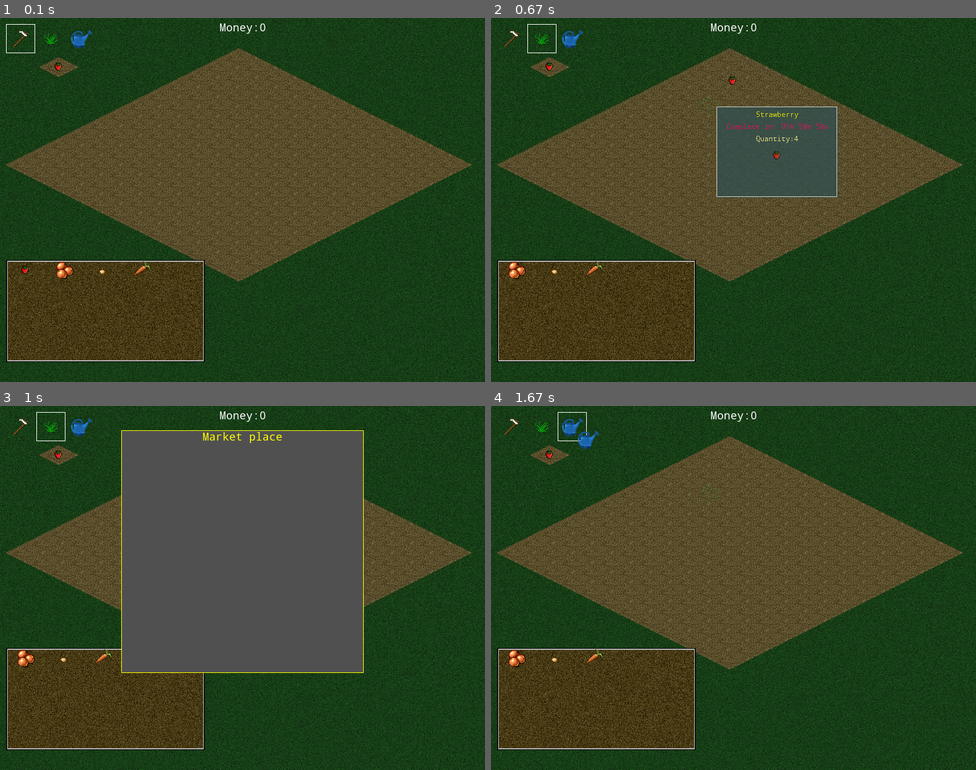
Above: before the commit, frames 1-4 (two rows, left to right).
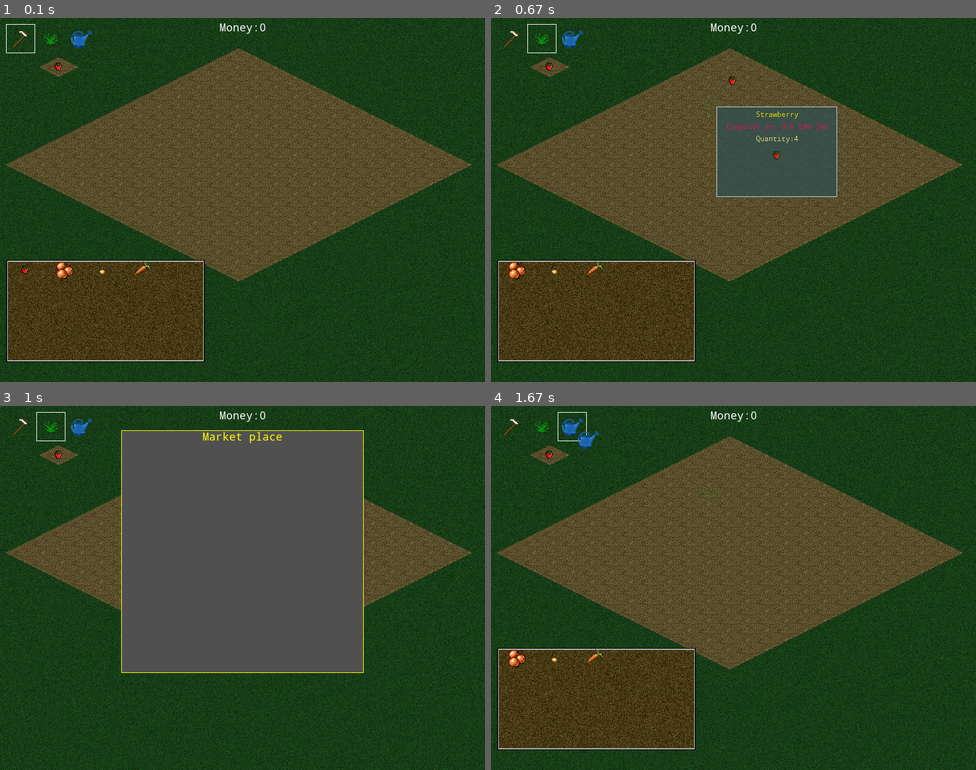
Above: after the commit, the same moments.

Repository: orneo1212/PythonFarmGame
Game: pygame game, started from pyFarmGame.py
Two runs of this game, one before a commit and one after it. Both use one fixed random seed, a clock stepped at 60 frames per second and the inputs below. The source is Python 2; it was converted automatically to run under Python 3.
Inputs (mouse positions are in pixels of both pictures, inside the frame that each line leads up to):
- Up to frame 1 (0.1 s): no input
- Up to frame 2 (0.67 s): press the mouse at (539, 39) at 0.37 s; move the mouse to (626, 68) at 0.47 s; release the mouse at (714, 101) at 0.6 s
- Up to frame 3 (1 s): tap S at 0.67 s
- Up to frame 4 (1.67 s): tap S at 1 s; press the mouse at (573, 427) at 1.37 s; move the mouse to (573, 438) at 1.47 s; release the mouse at (573, 453) at 1.6 s

Frames 1-2 are identical in both runs. In frame 3, 10% of the frame differs, in the area x 1-43%, y 66-95%; in frame 4, nothing differs.

Commit message:
send events to sellwindow when is opened and hide inventory

Diff:
--- a/farmlib/widget.py
+++ b/farmlib/widget.py
@@ -22,7 +22,7 @@
     def update(self):
         pass
 
-    def events(self):
+    def poll_event(self, event):
         pass
 
     def hide(self):
--- a/pyFarmGame.py
+++ b/pyFarmGame.py
@@ -66,27 +66,7 @@
         modified = self.farm.update()
         if modified:self.generate_field_sprites()
 
-    def events(self):
-        """Events handler"""
-
-        for event in pygame.event.get():
-            if event.type == pygame.QUIT:
-                self.running = False
-            if event.type == pygame.KEYDOWN:
-                if event.key == pygame.K_ESCAPE:
-                    self.running = False
-                if event.key == pygame.K_1:
-                    self.currenttool = "harvest"
-                if event.key == pygame.K_2:
-                    self.currenttool = "plant"
-                if event.key == pygame.K_3:
-                    self.currenttool = "watering"
-                if event.key == pygame.K_s:
-                    if self.sellwindow.visible:
-                        self.sellwindow.hide()
-                    else:
-                        self.sellwindow.show()
-
+    def handle_farmfield_events(self, event):
         #Mouse motion
         mx, my = pygame.mouse.get_pos()
 
@@ -99,9 +79,13 @@
             if seed:
                 if self.currenttool == 'harvest' and pos:
                     self.farm.harvest(pos[0], pos[1], self.player)
+                    #regenerate sprites
+                    self.generate_field_sprites()
 
                 if self.currenttool == 'watering' and pos:
                     self.farm.water(pos[0], pos[1])
+                    #regenerate sprites
+                    self.generate_field_sprites()
 
             #there no seed under mouse
             else:
@@ -109,6 +93,8 @@
                     self.farm.plant(pos[0], pos[1],
                         self.player.create_new_seed_by_id(self.currentseed)
                         )
+                    #regenerate sprites
+                    self.generate_field_sprites()
 
             #events for inventory
             index = self.inventory.get_index_inventory_under_mouse()
@@ -117,16 +103,52 @@
                 if itemid < len(self.player.inventory):
                     self.currentseed = self.player.inventory[itemid]
                     self.currenttool = 'plant'
+                    #regenerate sprites
+                    self.generate_field_sprites()
 
             #events for tools
             if pygame.Rect((10, 10, 48, 48)).collidepoint((mx, my)):
                 self.currenttool = 'harvest'
+                #regenerate sprites
+                self.generate_field_sprites()
             if pygame.Rect((60, 10, 48, 48)).collidepoint((mx, my)):
                 self.currenttool = 'plant'
+                #regenerate sprites
+                self.generate_field_sprites()
             if pygame.Rect((110, 10, 48, 48)).collidepoint((mx, my)):
                 self.currenttool = 'watering'
-            #regenerate sprites
-            self.generate_field_sprites()
+                #regenerate sprites
+                self.generate_field_sprites()
+
+    def events(self):
+        """Events handler"""
+
+        for event in pygame.event.get():
+            #poll events to sell window
+            self.sellwindow.poll_event(event)
+
+            if event.type == pygame.QUIT:
+                self.running = False
+            if event.type == pygame.KEYDOWN:
+                if event.key == pygame.K_ESCAPE:
+                    self.running = False
+                #Events only for active game
+                if not self.sellwindow.visible:
+                    if event.key == pygame.K_1:
+                        self.currenttool = "harvest"
+                    if event.key == pygame.K_2:
+                        self.currenttool = "plant"
+                    if event.key == pygame.K_3:
+                        self.currenttool = "watering"
+                #
+                if event.key == pygame.K_s:
+                    if self.sellwindow.visible:
+                        self.sellwindow.hide()
+                    else:
+                        self.sellwindow.show()
+            #
+            if not self.sellwindow.visible:
+                self.handle_farmfield_events(event)
 
     def generate_field_sprites(self):
         group = self.groups[0]
@@ -204,27 +226,28 @@
         if self.currenttool == 'watering':
             pygame.draw.rect(screen, (255, 255, 255), (110, 10, 48, 48), 1)
 
-        self.inventory.draw_inventory(screen, self.player)
-
-        mx, my = pygame.mouse.get_pos()
-
-        #Draw current tool
-        if self.currenttool == "plant":
-            img = self.images.loadimage('seed' + str(self.currentseed))
-        if self.currenttool == "harvest":
-            img = self.images.loadimage('sickle')
-        if self.currenttool == "watering":
-            img = self.images.loadimage('wateringcan')
-        screen.blit(img, (mx, my - 48))
-
-        #draw notify window if mouse under seed
-        pos = self.get_farmtile_pos_under_mouse()
-        if pos:
-            seed = self.farm.get_farmtile(pos[0], pos[1])['seed']
-            if seed:
-                self.render_notify(screen, mx + 5, my + 5, seed)
-
-        self.inventory.draw_inventory_notify(self.screen, self.player)
+        if not self.sellwindow.visible:
+            self.inventory.draw_inventory(screen, self.player)
+
+            mx, my = pygame.mouse.get_pos()
+
+            #Draw current tool
+            if self.currenttool == "plant":
+                img = self.images.loadimage('seed' + str(self.currentseed))
+            if self.currenttool == "harvest":
+                img = self.images.loadimage('sickle')
+            if self.currenttool == "watering":
+                img = self.images.loadimage('wateringcan')
+            screen.blit(img, (mx, my - 48))
+
+            #draw notify window if mouse under seed
+            pos = self.get_farmtile_pos_under_mouse()
+            if pos:
+                seed = self.farm.get_farmtile(pos[0], pos[1])['seed']
+                if seed:
+                    self.render_notify(screen, mx + 5, my + 5, seed)
+            #draw inventory
+            self.inventory.draw_inventory_notify(self.screen, self.player)
 
         #draw selected seed
         screen.blit(
